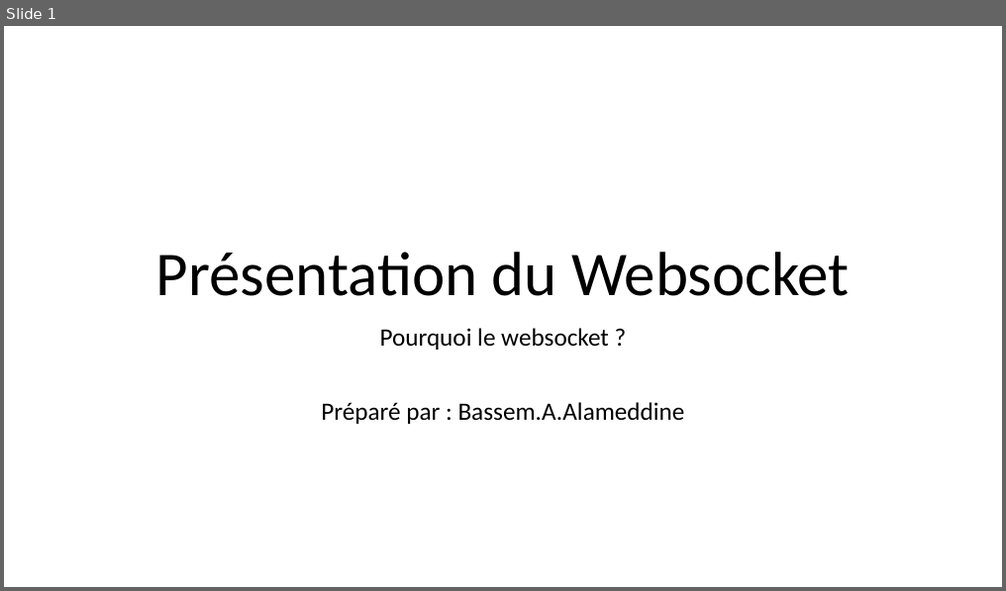
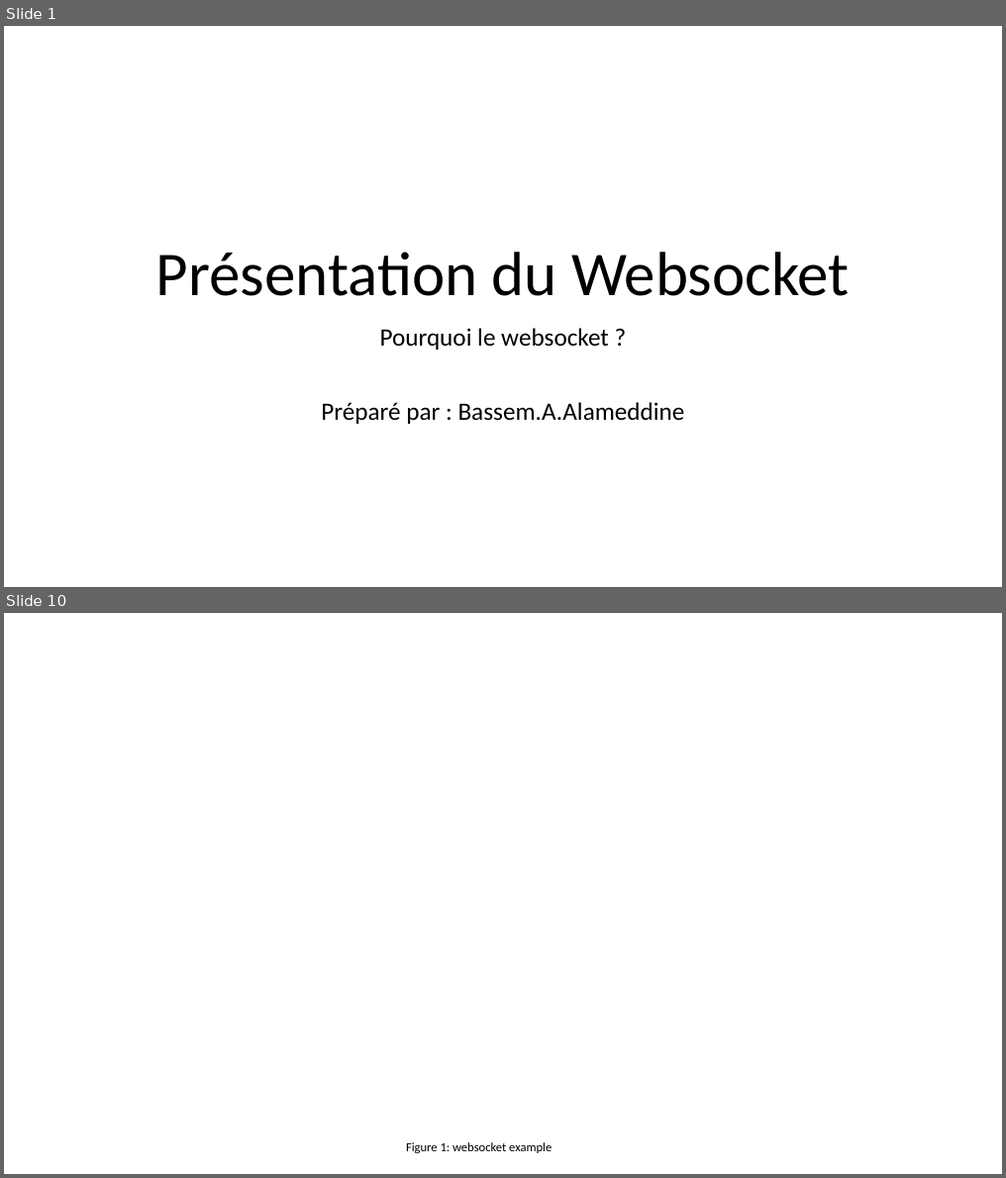
Before and after one commit to balamddine/NewHtml5, a slide deck: Websocket/Websocket.pptx. Shown one above the other, each under a label of ours: slide 1 before the commit, slides 1 and 10 after it; the slides between them are not shown. The pictures are 1006x591 and 1006x1178 pixels, drawn with LibreOffice and Linux fonts; fonts in the diff are those of the drawing; background and template pictures are left out. Boxes give left, top, right and bottom in pixels: in the first picture for what was removed or moved away, otherwise in the second. Text is boxed around its words. In the diff, an @@ line names an element or a change of style, - is before the commit and + after.

```diff
--- a/Websocket/Websocket.pptx
+++ b/Websocket/Websocket.pptx
@@ slide 10 added at [4,613,1002,1174], background picture (left out) @@
@@ text added at [406,1143,551,1154], 12 pt, text #000000 @@
+Figure 1: websocket example
```
Also in this commit, not shown: 1 slide changed, 9 other slides added.
